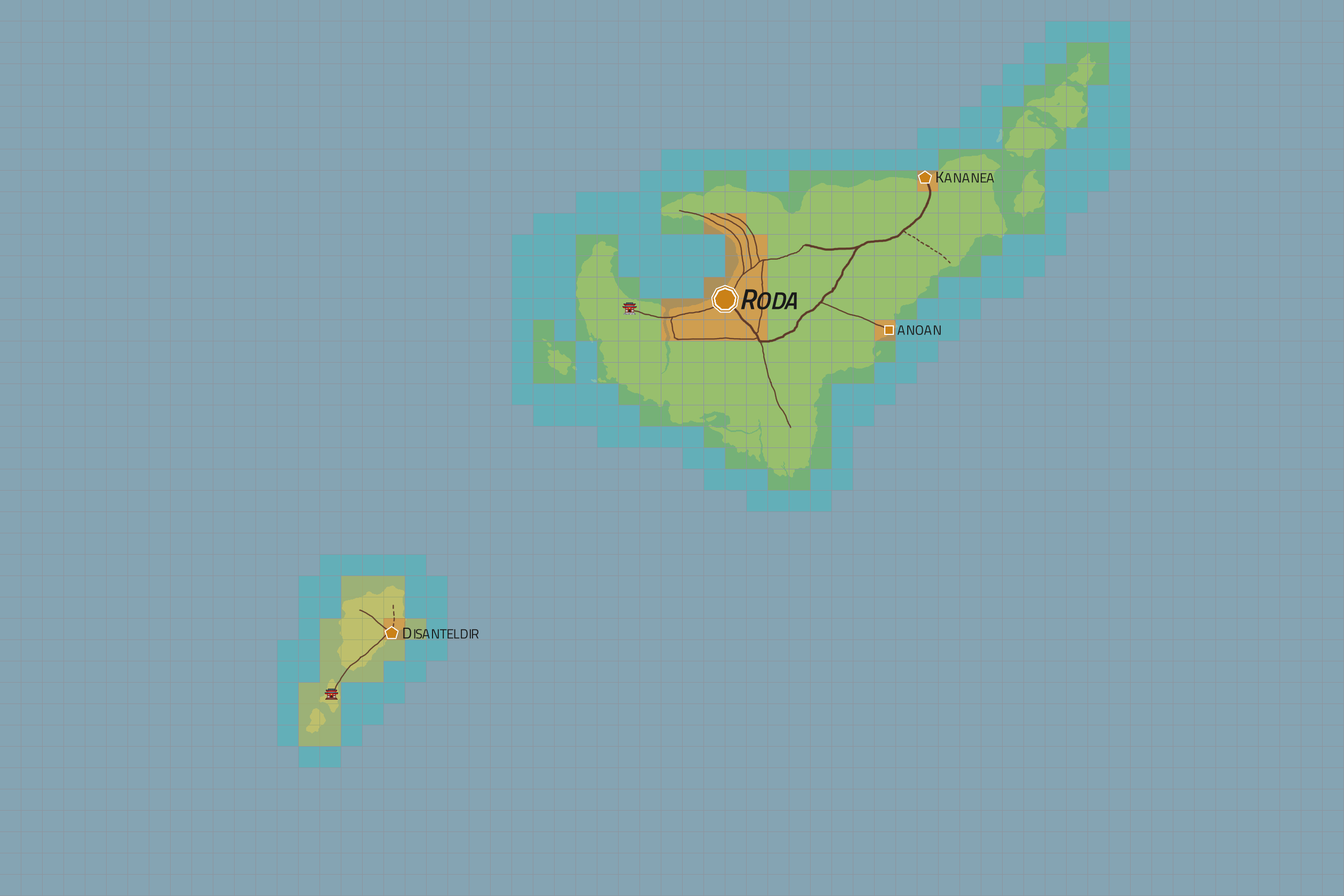
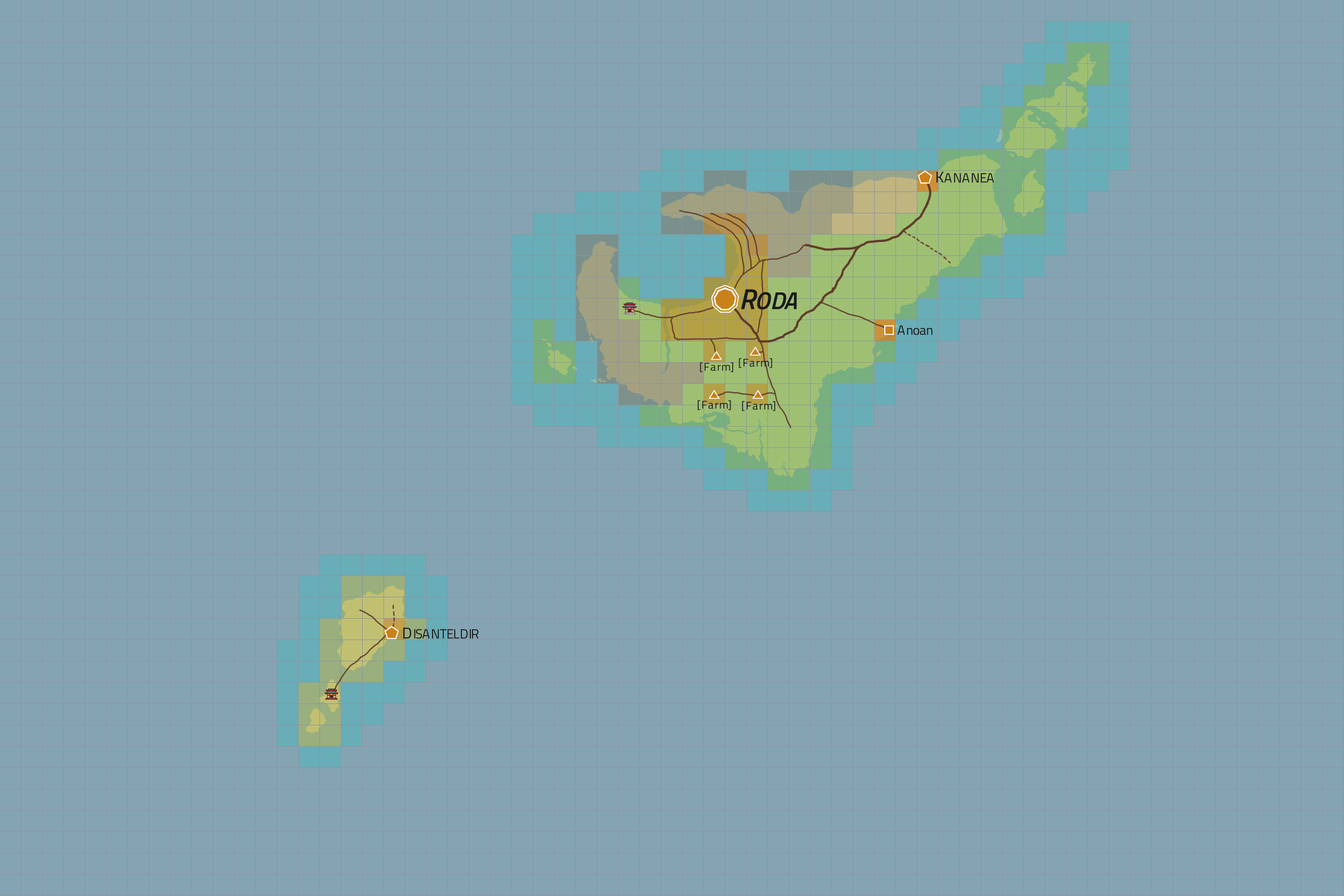
Two versions of the same layered image (1344x896). Layer-by-layer changes:
painted on "PoIs" over (305, 277, 681, 755)
painted on "Settlements" over (358, 129, 1008, 675)
painted on "[Temp] Roads" over (307, 170, 956, 717)
added layer "Factions" (50%) above "Regions" over (277, 21, 1130, 768)
"Regions": opacity 57% → 50%, painted on it over (277, 21, 1130, 768)
painted on "Grid" over (277, 21, 1130, 768)
painted on "Landmass" over (277, 34, 1127, 751)
painted on "Water" over (277, 21, 1130, 768)
